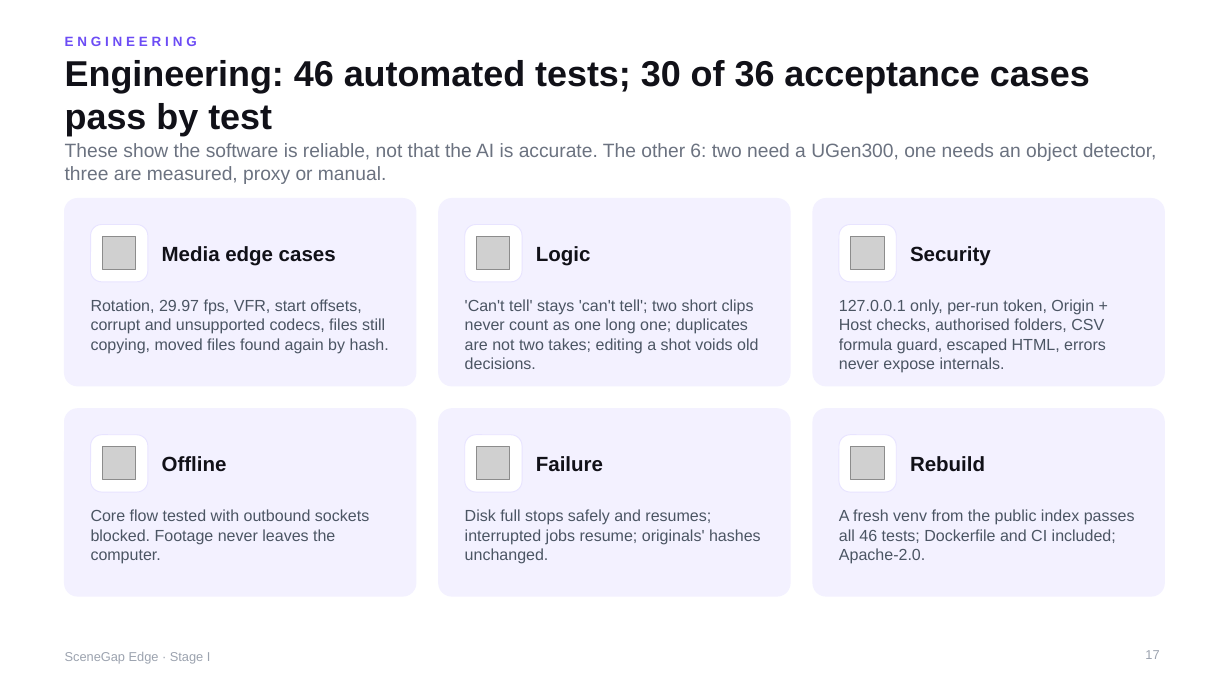
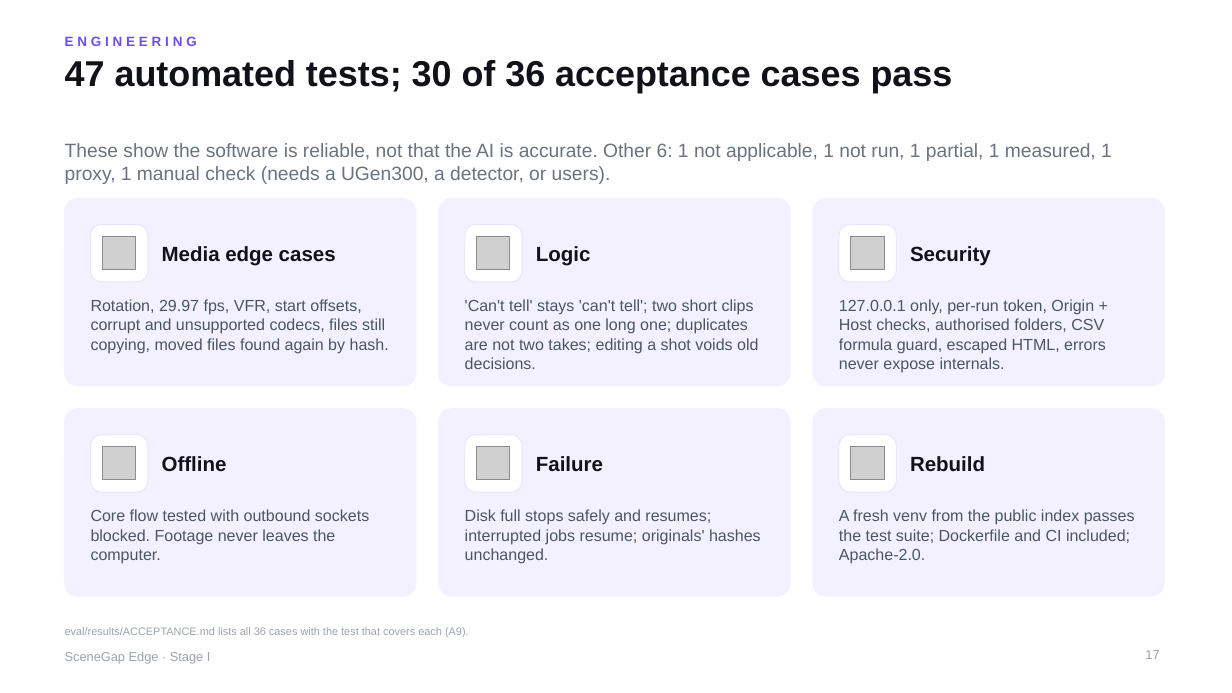
Before and after one commit to yu9bryan/scenegap-edge, a slide deck: slide 17 of docs/deck/SceneGapEdge_StageI_Proposal.pptx. Drawn at 1232x693 pixels with LibreOffice and Linux fonts; fonts in the diff are those of the drawing; grey boxes stand for pictures. Boxes give left, top, right and bottom in pixels: in the first picture for what was removed or moved away, otherwise in the second. Text is boxed around its words. In the diff, an @@ line names an element or a change of style, - is before the commit and + after.

```diff
--- a/docs/deck/SceneGapEdge_StageI_Proposal.pptx
+++ b/docs/deck/SceneGapEdge_StageI_Proposal.pptx
@@ title at [65,60,953,93]: text changed @@
-Engineering: 46 automated tests; 30 of 36 acceptance cases pass by test
+47 automated tests; 30 of 36 acceptance cases pass
@@ text at [65,143,1112,184]: text changed @@
-These show the software is reliable, not that the AI is accurate. The other 6: two need a UGen300, one needs an object detector, three are measured, proxy or manual.
+These show the software is reliable, not that the AI is accurate. Other 6: 1 not applicable, 1 not run, 1 partial, 1 measured, 1 proxy, 1 manual check (needs a UGen300, a detector, or users).
@@ text at [839,509,1135,564]: text changed @@
-A fresh venv from the public index passes all 46 tests; Dockerfile and CI included; Apache-2.0.
+A fresh venv from the public index passes the test suite; Dockerfile and CI included; Apache-2.0.
@@ text added at [65,627,469,637], 8.5 pt, text #9CA3AF @@
+eval/results/ACCEPTANCE.md lists all 36 cases with the test that covers each (A9).
```
Also in this commit, not shown: 18 other slides changed, 9 slides added, 2 slides removed, 12 other files.
